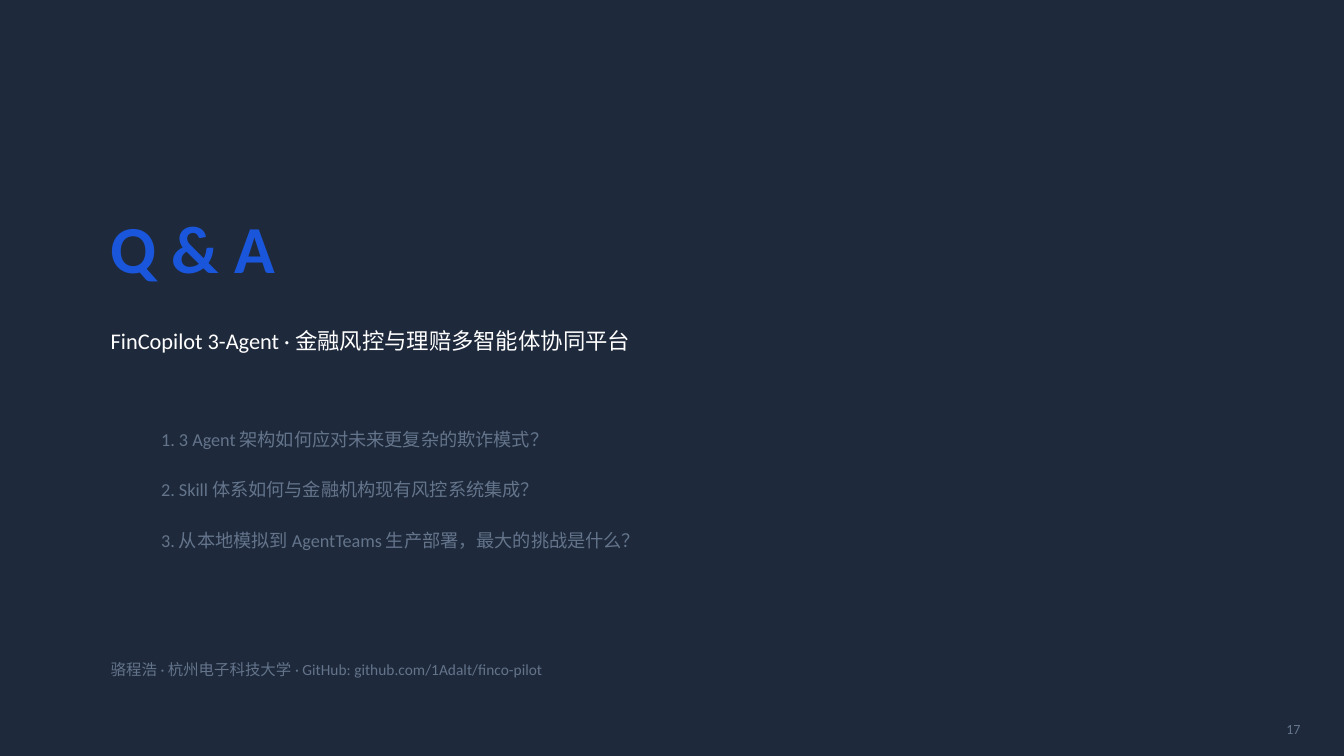
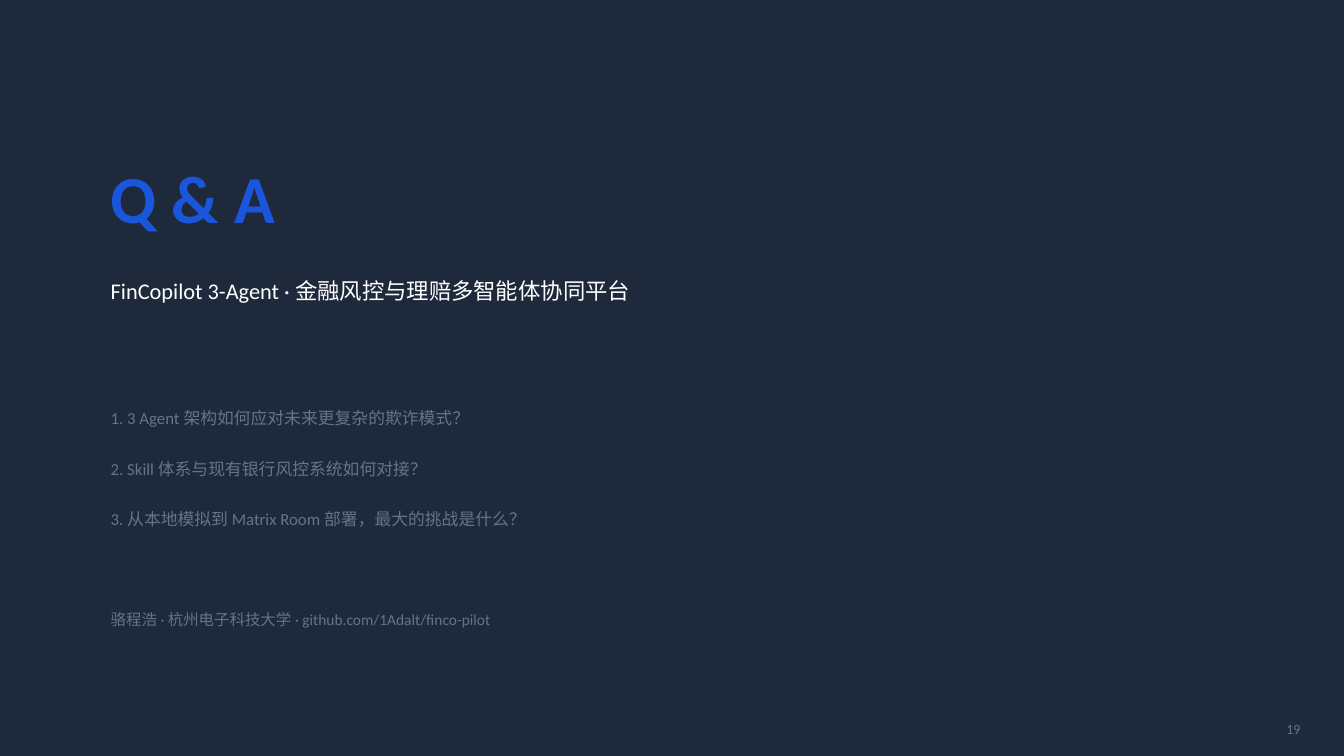
Before and after one commit to 1Adalt/finco-pilot, a slide deck: slide 19 of v2-3agent/FinCopilot初赛方案-3Agent.pptx (slide 17 before the commit). Drawn at 1344x756 pixels with LibreOffice and Linux fonts; fonts in the diff are those of the drawing. Boxes give left, top, right and bottom in pixels: in the first picture for what was removed or moved away, otherwise in the second. Text is boxed around its words. In the diff, an @@ line names an element or a change of style, - is before the commit and + after.

```diff
--- a/v2-3agent/FinCopilot初赛方案-3Agent.pptx
+++ b/v2-3agent/FinCopilot初赛方案-3Agent.pptx
@@ text "Q & A": place and size @@
-text "Q & A" at (111, 229, 275, 282)
+text "Q & A" at (111, 179, 275, 232)
@@ text "FinCopilot 3-Agent · 金融风控与理赔多智能体协同平台": place and size @@
-text "FinCopilot 3-Agent · 金融风控与理赔多智能体协同平台" at (111, 330, 630, 353)
+text "FinCopilot 3-Agent · 金融风控与理赔多智能体协同平台" at (111, 280, 630, 303)
@@ text "1. 3 Agent 架构如何应对未来更复杂的欺诈模式？": place and size @@
-text "1. 3 Agent 架构如何应对未来更复杂的欺诈模式？" at (161, 431, 549, 449)
+text "1. 3 Agent 架构如何应对未来更复杂的欺诈模式？" at (111, 410, 470, 427)
@@ text "1. 3 Agent 架构如何应对未来更复杂的欺诈模式？" at (111, 410, 470, 427): size 13 to 12 pt @@
@@ text at (111, 461, 427, 476): text changed; size 13 to 12 pt @@
-2. Skill 体系如何与金融机构现有风控系统集成？
+2. Skill 体系与现有银行风控系统如何对接？
@@ text at (111, 511, 525, 527): text changed; size 13 to 12 pt @@
-3. 从本地模拟到 AgentTeams 生产部署，最大的挑战是什么？
+3. 从本地模拟到 Matrix Room 部署，最大的挑战是什么？
@@ text at (111, 612, 490, 628): text changed @@
-骆程浩 · 杭州电子科技大学 · GitHub: github.com/1Adalt/finco-pilot
+骆程浩 · 杭州电子科技大学 · github.com/1Adalt/finco-pilot
@@ text at (1286, 725, 1300, 734): text changed @@
-17
+19
```
Also in this commit, not shown: 13 other slides changed, 5 slides added, 3 slides removed, 2 other files.
